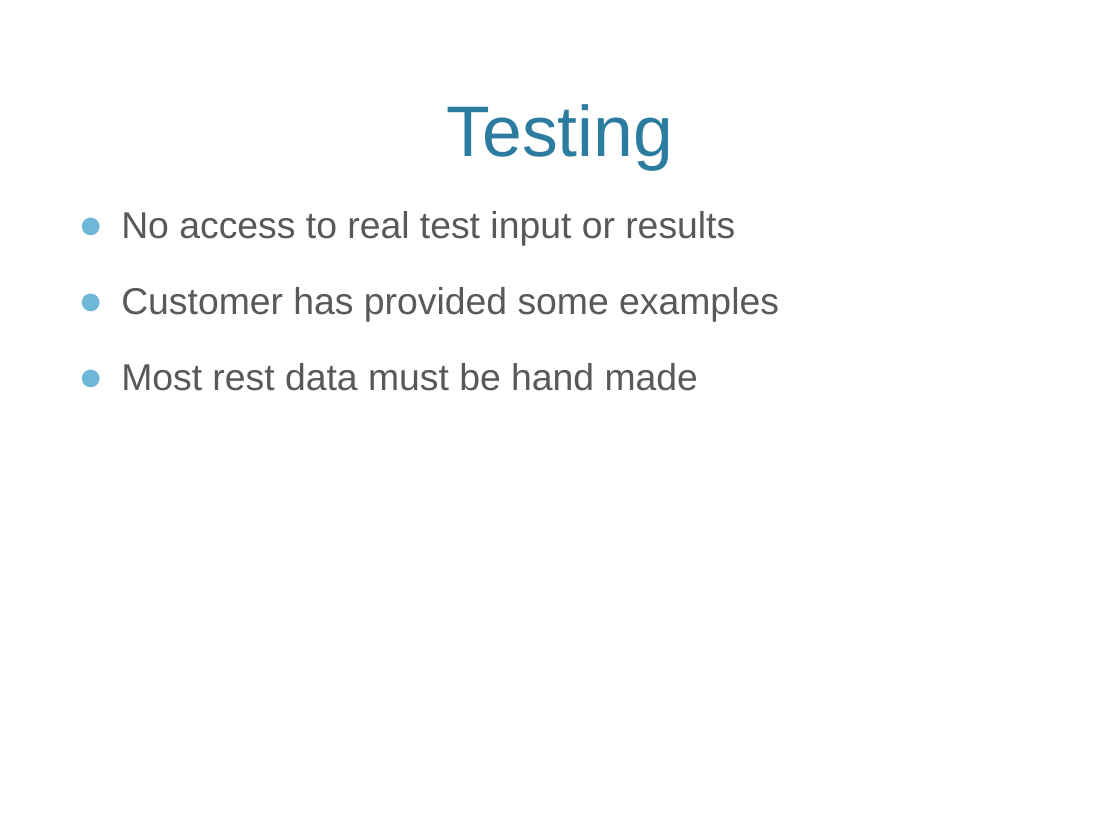
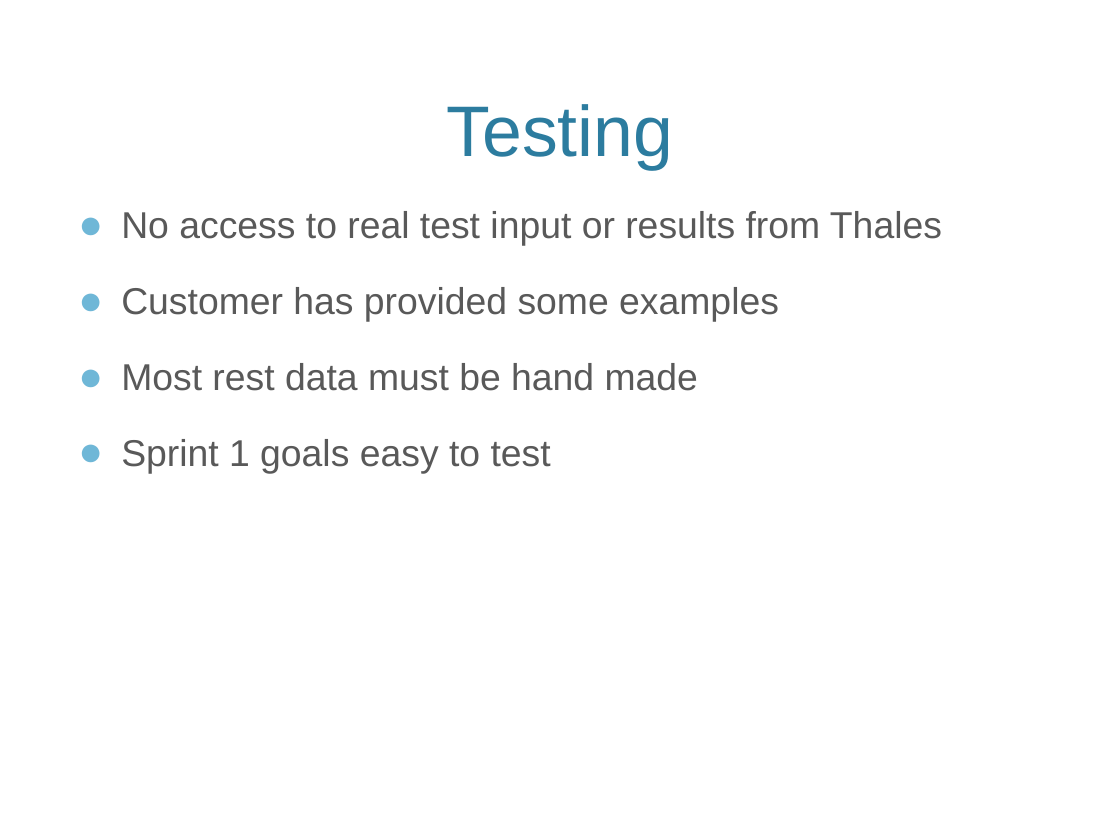
Before and after one commit to eventh/kpro9, a slide deck: slide 15 of presentation/TDT4290_FinalPresentasjon.pptx (slide 17 before the commit). Drawn at 1120x840 pixels with LibreOffice and Linux fonts; fonts in the diff are those of the drawing; background and template pictures are left out. Boxes give left, top, right and bottom in pixels: in the first picture for what was removed or moved away, otherwise in the second. Text is boxed around its words. In the diff, an @@ line names an element or a change of style, - is before the commit and + after.

```diff
--- a/presentation/TDT4290_FinalPresentasjon.pptx
+++ b/presentation/TDT4290_FinalPresentasjon.pptx
@@ text at [121,211,942,246]: text changed @@
-● No access to real test input or results
+● No access to real test input or results from Thales
@@ text at [121,439,551,474]: paragraph added @@
+● Sprint 1 goals easy to test
```
Also in this commit, not shown: 12 other slides changed, 5 slides added, 12 slides removed, 3 other files.
